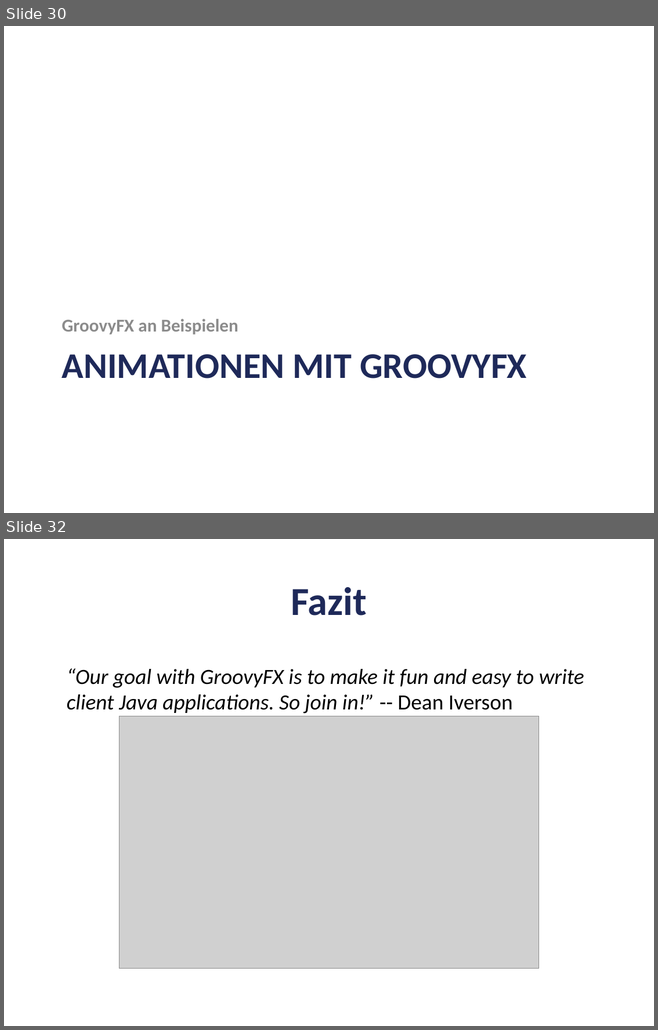
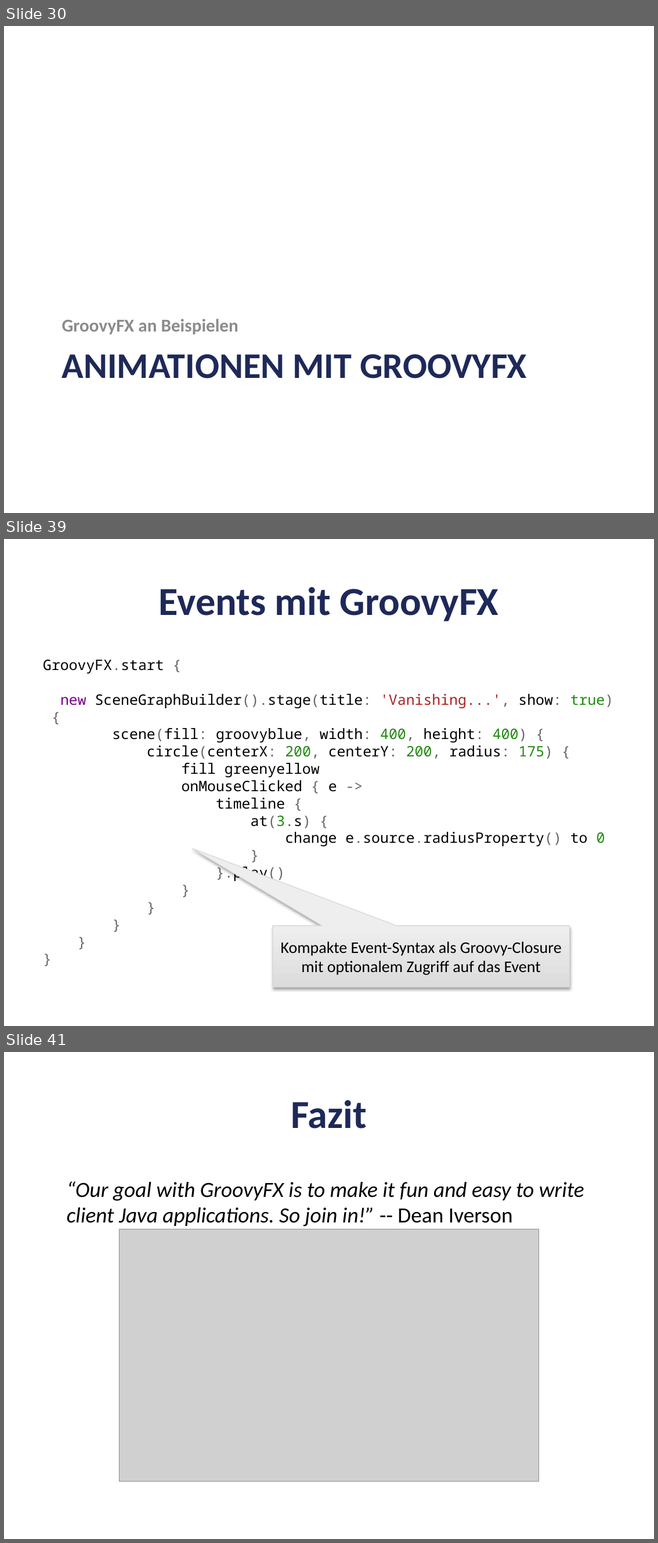
Before and after one commit to codescape/presentations, a slide deck: groovyfx-entfesselt-javafx/groovyfx-oop-2012.pptx. Shown one above the other, each under a label of ours: slides 30 and 32 before the commit, slides 30, 39 and 41 after it; the slides between them are not shown. The pictures are 658x1030 and 658x1543 pixels, drawn with LibreOffice and Linux fonts; fonts in the diff are those of the drawing; grey boxes stand for pictures; background and template pictures are left out. Boxes give left, top, right and bottom in pixels: in the first picture for what was removed or moved away, otherwise in the second. Text is boxed around its words. In the diff, an @@ line names an element or a change of style, - is before the commit and + after.

```diff
--- a/groovyfx-entfesselt-javafx/groovyfx-oop-2012.pptx
+++ b/groovyfx-entfesselt-javafx/groovyfx-oop-2012.pptx
@@ slide 39 added at [4,539,654,1026], background #FFFFFF @@
@@ title added at [159,587,498,621], 44 pt, text #1E2959, bold @@
+Events mit GroovyFX
@@ text added at [43,660,613,882], 16 pt, text #000000 @@
+GroovyFX.start {
+new SceneGraphBuilder().stage(title: 'Vanishing...', show: true) {
+scene(fill: groovyblue, width: 400, height: 400) {
+circle(centerX: 200, centerY: 200, radius: 175) {
+fill greenyellow
+onMouseClicked { e ->
+timeline {
+at(3.s) {
+change e.source.radiusProperty() to 0
+}
+}.play()
+}
+}
+}
+}
+}
@@ speech box added at [273,925,569,987], fill gradient #DDDDDD to #EFEFEF, outline #D8D8D8 0.75 pt, 18 pt, text #000000 @@
+Kompakte Event-Syntax als Groovy-Closure mit optionalem Zugriff auf das Event
@@ what was slide 32 is now slide 41 @@
```
Also in this commit, not shown: 6 slides changed, 10 other slides added, 2 slides removed, 3 other files.
